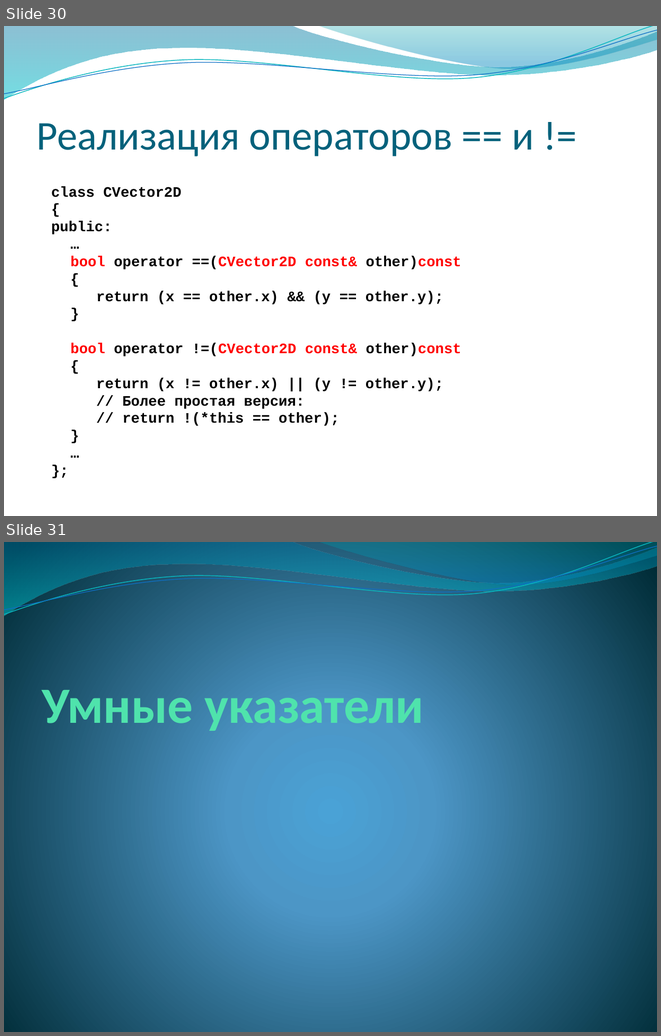
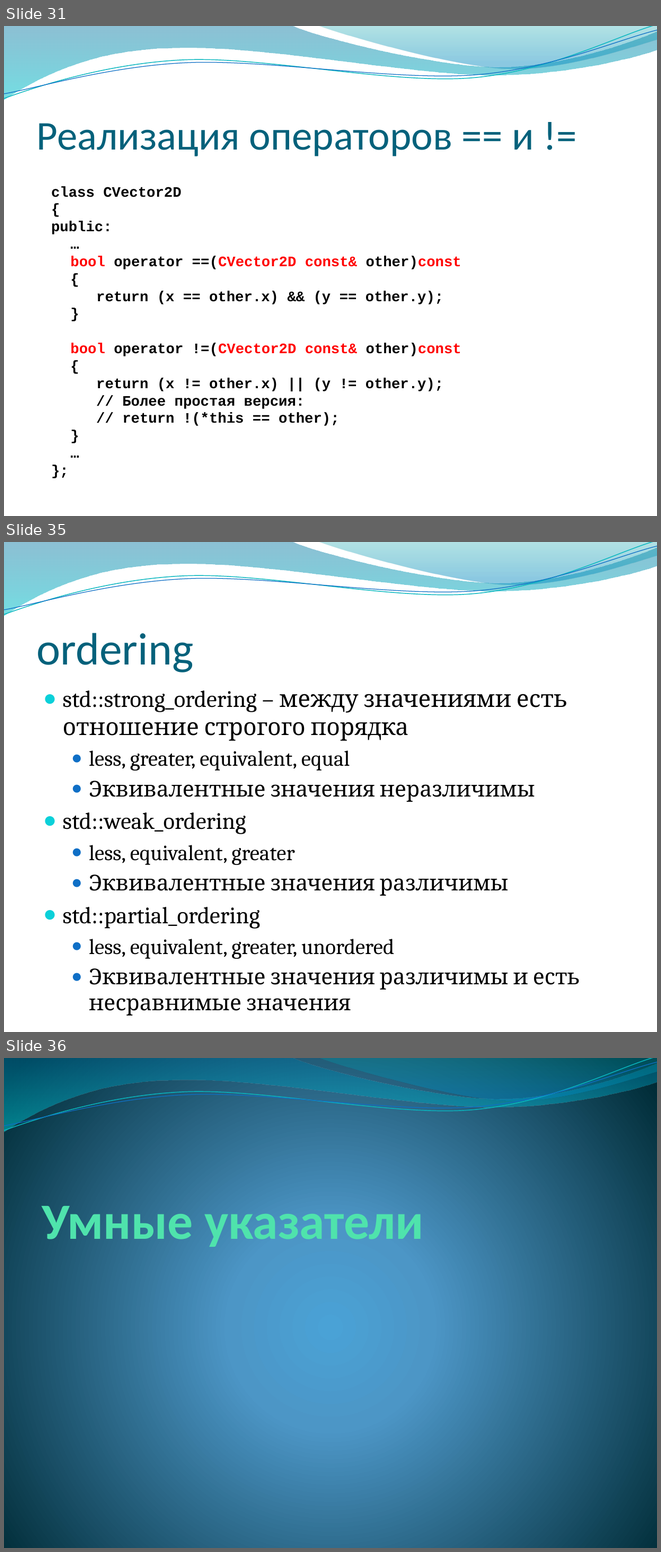
Before and after one commit to alexey-malov/oop, a slide deck: lectures/04/Дружественные функции и классы. Перегрузка операций.pptx. Shown one above the other, each under a label of ours: slides 30 and 31 before the commit, slides 31, 35 and 36 after it; the slides between them are not shown. The pictures are 661x1036 and 661x1552 pixels, drawn with LibreOffice and Linux fonts; fonts in the diff are those of the drawing; background and template pictures are left out. Boxes give left, top, right and bottom in pixels: in the first picture for what was removed or moved away, otherwise in the second. Text is boxed around its words. In the diff, an @@ line names an element or a change of style, - is before the commit and + after.

```diff
--- a/lectures/04/Дружественные функции и классы. Перегрузка операций.pptx
+++ b/lectures/04/Дружественные функции и классы. Перегрузка операций.pptx
@@ slide 35 added at [4, 542, 657, 1032], background picture (left out); not listed: 4 template elements that a slide beside it also shows @@
@@ title added at [37, 633, 194, 672], 50 pt, text #04617B @@
+ordering
@@ text added at [63, 690, 580, 989], 24 pt, text #000000 @@
+● std::strong_ordering – между значениями есть отношение строгого порядка
+  ● less, greater, equivalent, equal
+  ● Эквивалентные значения неразличимы
+● std::weak_ordering
+  ● less, equivalent, greater
+  ● Эквивалентные значения различимы
+● std::partial_ordering
+  ● less, equivalent, greater, unordered
+  ● Эквивалентные значения различимы и есть несравнимые значения
@@ what was slide 30 is now slide 31 @@
@@ what was slide 31 is now slide 36 @@
```
Also in this commit, not shown: 2 slides changed, 4 other slides added, 2 other files.
